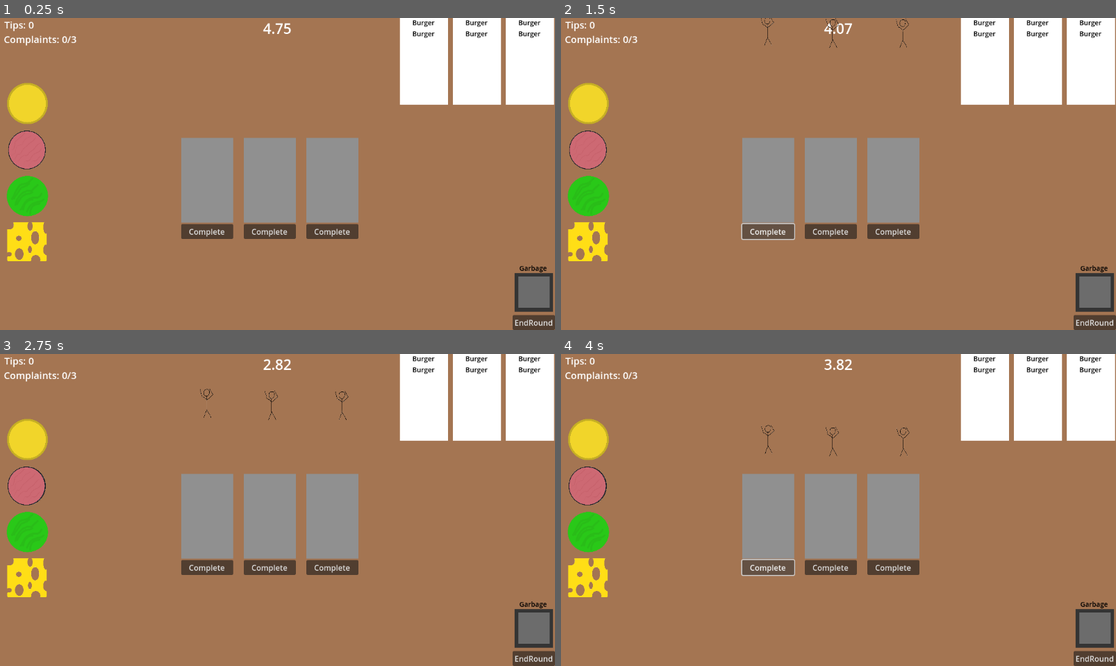
Above: before the commit, frames 1-4 (two rows, left to right).
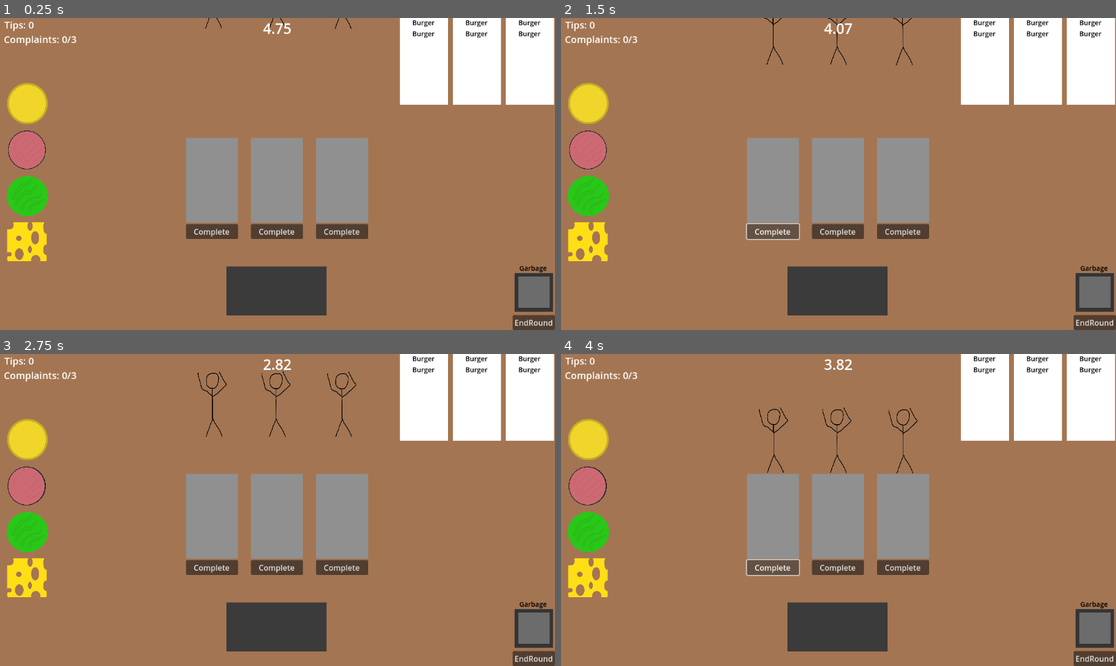
Above: after the commit, the same moments.

Repository: Logan-Flash/Chefs-Up
Game: Godot game, scene res://game_scene.tscn
Same seed, same stepped clock (60 frames per second), same inputs: the game is played once before the commit and once after it.
Inputs (mouse positions are in pixels of both pictures, inside the frame that each line leads up to):
- Up to frame 1 (0.25 s): no input
- Up to frame 2 (1.5 s): click "EndRound" at 0.5 s; click "Complete" at 1.25 s
- Up to frame 3 (2.75 s): click (27, 485) at 2.02 s
- Up to frame 4 (4 s): click "EndRound" at 2.75 s; click "Complete" at 3.5 s

The runs differ from the first frame. In frame 1, 5.6% of the frame differs, in the area x 32-67%, y 0-96%; in frame 2, 5.9%; in frame 3, 6.0%; in frame 4, 6.0%, in the area x 32-67%, y 17-96%.

Commit message:
Fixes
- Brought cooking station in front of background
- Resized Customers
- Repositioned components of the scene

Diff:
--- a/Customer.tscn
+++ b/Customer.tscn
@@ -50,8 +50,9 @@
 loop = false
 
 [node name="AnimatedSprite2D" type="AnimatedSprite2D" parent="Path/PathFollow"]
+z_index = -1
 position = Vector2(-0.999878, -1.00002)
 rotation = -1.56621
-scale = Vector2(0.0648146, 0.0805558)
+scale = Vector2(0.145, 0.181)
 sprite_frames = SubResource("SpriteFrames_frqk1")
 animation = &"Idle"
--- a/game_scene.tscn
+++ b/game_scene.tscn
@@ -48,15 +48,24 @@
 [node name="GameScene" type="Node"]
 script = ExtResource("1_4blbw")
 
-[node name="ColorRect" type="ColorRect" parent="."]
+[node name="Background" type="ColorRect" parent="."]
+z_index = -10
 offset_right = 1154.0
 offset_bottom = 665.0
 color = Color(0.643603, 0.458047, 0.32073, 1)
 
 [node name="Customer1" parent="." instance=ExtResource("2_l5rxr")]
-position = Vector2(113, 838)
+position = Vector2(125, 842)
 rotation = -1.57777
-metadata/_edit_group_ = true
+
+[node name="Customer2" parent="." instance=ExtResource("2_l5rxr")]
+position = Vector2(251, 840)
+rotation = -1.56992
+
+[node name="Customer3" parent="." instance=ExtResource("2_l5rxr")]
+position = Vector2(394, 843)
+rotation = -1.57801
+scale = Vector2(1, 1)
 
 [node name="RoundTimer" parent="." instance=ExtResource("3_2dcb2")]
 time = 5
@@ -145,7 +154,7 @@
 clip_text = true
 
 [node name="OrderTray1" type="Node2D" parent="." node_paths=PackedStringArray("order_node")]
-position = Vector2(430, 337)
+position = Vector2(440, 337)
 script = ExtResource("4_3t63p")
 order_node = NodePath("../Order1")
 metadata/_edit_group_ = true
@@ -169,7 +178,7 @@
 text = "Complete"
 
 [node name="OrderTray2" type="Node2D" parent="." node_paths=PackedStringArray("order_node")]
-position = Vector2(560, 337)
+position = Vector2(575, 337)
 script = ExtResource("4_3t63p")
 order_node = NodePath("../Order2")
 metadata/_edit_group_ = true
@@ -193,7 +202,7 @@
 text = "Complete"
 
 [node name="OrderTray3" type="Node2D" parent="." node_paths=PackedStringArray("order_node")]
-position = Vector2(690, 337)
+position = Vector2(710, 337)
 script = ExtResource("4_3t63p")
 order_node = NodePath("../Order3")
 metadata/_edit_group_ = true
@@ -250,8 +259,7 @@
 horizontal_alignment = 1
 
 [node name="CookingStation" type="StaticBody2D" parent="."]
-z_index = -5
-position = Vector2(519, 507)
+position = Vector2(531, 517)
 metadata/_edit_group_ = true
 
 [node name="Sprite2D" type="Sprite2D" parent="CookingStation"]
@@ -276,17 +284,6 @@
 [node name="Cheese" parent="." instance=ExtResource("8_kpx8k")]
 position = Vector2(55, 467)
 
-[node name="Customer2" parent="." instance=ExtResource("2_l5rxr")]
-position = Vector2(242, 840)
-rotation = -1.56992
-
-[node name="Customer3" parent="." instance=ExtResource("2_l5rxr")]
-position = Vector2(394, 843)
-rotation = -1.57801
-
-[connection signal="complete_order" from="OrderTray1" to="Customer1" method="_on_order_tray_1_complete_order"]
-[connection signal="complete_order" from="OrderTray2" to="Customer2" method="_on_order_tray_2_complete_order"]
-[connection signal="complete_order" from="OrderTray3" to="Customer3" method="_on_order_tray_3_complete_order"]
 [node name="TipCounter" type="Label" parent="."]
 offset_left = 9.0
 offset_right = 268.0
@@ -302,14 +299,17 @@
 
 [connection signal="round_end" from="RoundTimer" to="Burger" method="_on_round_timer_round_end"]
 [connection signal="complete_order" from="OrderTray1" to="." method="_on_order_tray_1_complete_order"]
+[connection signal="complete_order" from="OrderTray1" to="Customer1" method="_on_order_tray_1_complete_order"]
 [connection signal="area_entered" from="OrderTray1/Area2D" to="OrderTray1" method="_on_area_2d_area_entered"]
 [connection signal="area_exited" from="OrderTray1/Area2D" to="OrderTray1" method="_on_area_2d_area_exited"]
 [connection signal="button_up" from="OrderTray1/Button" to="OrderTray1" method="_on_button_button_up"]
 [connection signal="complete_order" from="OrderTray2" to="." method="_on_order_tray_2_complete_order"]
+[connection signal="complete_order" from="OrderTray2" to="Customer2" method="_on_order_tray_2_complete_order"]
 [connection signal="area_entered" from="OrderTray2/Area2D" to="OrderTray2" method="_on_area_2d_area_entered"]
 [connection signal="area_exited" from="OrderTray2/Area2D" to="OrderTray2" method="_on_area_2d_area_exited"]
 [connection signal="button_up" from="OrderTray2/Button" to="OrderTray2" method="_on_button_button_up"]
 [connection signal="complete_order" from="OrderTray3" to="." method="_on_order_tray_3_complete_order"]
+[connection signal="complete_order" from="OrderTray3" to="Customer3" method="_on_order_tray_3_complete_order"]
 [connection signal="area_entered" from="OrderTray3/Area2D" to="OrderTray3" method="_on_area_2d_area_entered"]
 [connection signal="area_exited" from="OrderTray3/Area2D" to="OrderTray3" method="_on_area_2d_area_exited"]
 [connection signal="button_up" from="OrderTray3/Button" to="OrderTray3" method="_on_button_button_up"]
